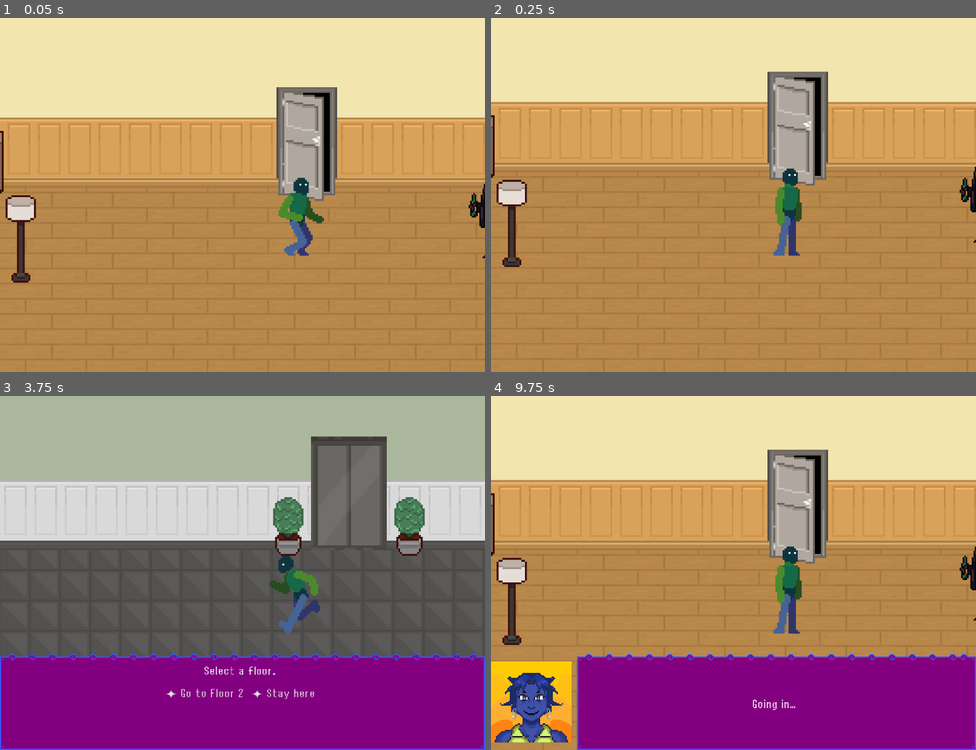
Above: before the commit, frames 1-4 (two rows, left to right).
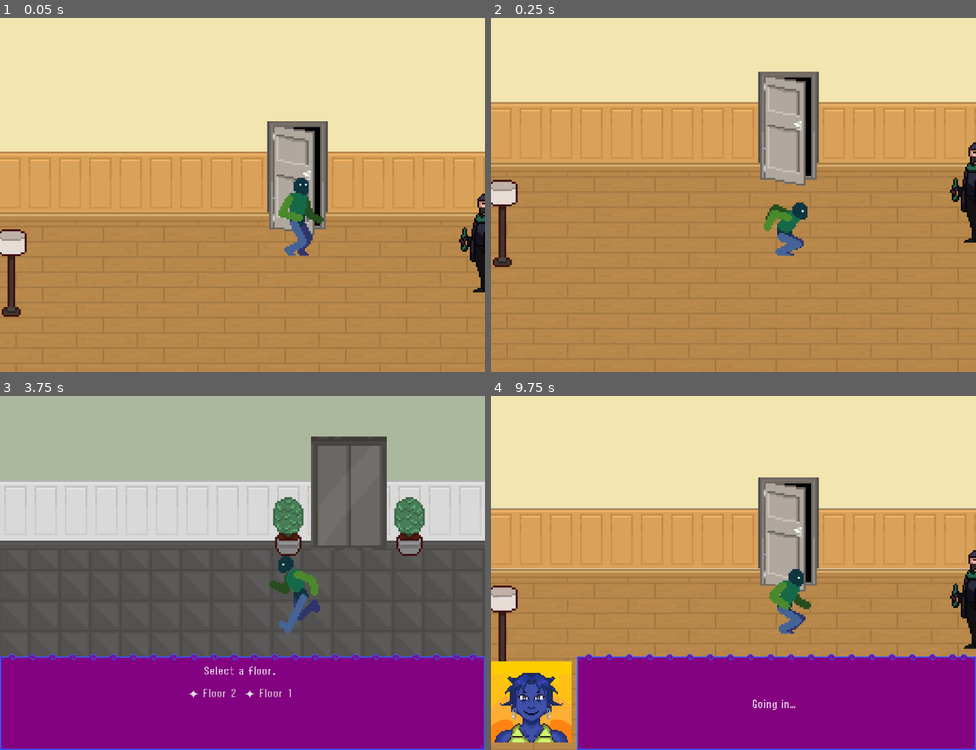
Above: after the commit, the same moments.

Repository: nisaturk/mirrorfixer-prototype
Game: Godot game, scene res://scenes/flat.tscn
Same seed, same stepped clock (60 frames per second), same inputs: the game is played once before the commit and once after it. This scene is started directly instead of the project's main scene.
Inputs (mouse positions are in pixels of both pictures, inside the frame that each line leads up to):
- Up to frame 1 (0.05 s): no input
- Up to frame 2 (0.25 s): no input
- Up to frame 3 (3.75 s): hold E (interact) 0.53-1.28 s; hold Right (move_right) 0.53-2.03 s; tap Up (jump) at 0.77, 1.52, 3.02 s; tap E (interact) at 1.35, 2.85 s; hold E (interact) 2.03-2.78 s; hold Left (move_left) from 2.03 s (still down); hold E (interact) from 3.53 s (still down)
- Up to frame 4 (9.75 s): tap Up (jump) at 3.77, 5.27, 6.77, 7.52, 8.27 s; release Left (move_left) at 4.25 s; release E (interact) at 4.25 s; click (704, 693) at 4.25 s, where only the run after the commit has a clickable "✦ Floor 2"; tap Enter at 5 s; hold Right (move_right) 5.03-8.78 s; tap E (interact) at 5.1, 6.6, 8.1 s; hold E (interact) 5.78-6.53 s; hold E (interact) 7.28-8.03 s; hold Left (move_left) 8.78-9.5 s; hold E (interact) 8.78-9.5 s; click "✦ Go in." at 9.5 s

The runs differ from the first frame. In frame 1, 23% of the frame differs, in the area x 0-100%, y 19-99%; in frame 2, 5.8%; in frame 3, 0.3%; in frame 4, 20%.

Commit message:
elevator dynamics

Diff:
--- a/dialogue/dialogue-prototype.json
+++ b/dialogue/dialogue-prototype.json
@@ -134,15 +134,22 @@
 "elevator": {
   "type": "choice",
   "text": "Select a floor.",
+  "action": "open_elevator",
   "options": [
-	{ "text": "✦ Go to Floor 2", "next_id": "floor_2" },
-	{ "text": "✦ Stay here", "next_id": "end" }
+	{ "text": "✦ Floor 2", "next_id": "floor_2" },
+	{ "text": "✦ Floor 1", "next_id": "floor_1" }
   ]
 },
 "floor_2": {
   "type": "line",
   "text": "Going up...",
   "action": "go_to_floor_2",
+  "next_id": "end"
+},
+"floor_1": {
+  "type": "line",
+  "text": "Going down...",
+  "action": "go_to_floor_1",
   "next_id": "end"
 },
   "locked": {
--- a/scenes/elevator.tscn
+++ b/scenes/elevator.tscn
@@ -85,7 +85,7 @@
 "duration": 1.0,
 "texture": SubResource("AtlasTexture_uyl0v")
 }],
-"loop": true,
+"loop": false,
 "name": &"close",
 "speed": 5.0
 }, {
@@ -111,7 +111,7 @@
 "duration": 1.0,
 "texture": SubResource("AtlasTexture_rtj8h")
 }],
-"loop": true,
+"loop": false,
 "name": &"open",
 "speed": 5.0
 }]
@@ -126,9 +126,7 @@
 
 [node name="AnimatedSprite2D" type="AnimatedSprite2D" parent="."]
 sprite_frames = SubResource("SpriteFrames_2fcxx")
-animation = &"open"
-frame = 6
-frame_progress = 0.59997624
+animation = &"close"
 
 [node name="InteractableObject" parent="." instance=ExtResource("3_jmdsd")]
 position = Vector2(-19, -33.000004)
@@ -136,5 +134,8 @@
 priority = 3
 dialogue_id = "elevator"
 
+[node name="CloseTimer" type="Timer" parent="."]
+one_shot = true
+
 [connection signal="body_entered" from="." to="." method="_on_body_entered"]
 [connection signal="body_exited" from="." to="." method="_on_body_exited"]
--- a/scenes/flat.tscn
+++ b/scenes/flat.tscn
@@ -4403,11 +4403,11 @@
 scale = Vector2(3.6142285, 1)
 dialogue_id = "bookshelf"
 
-[node name="Player" parent="." instance=ExtResource("10_rflju")]
+[node name="Player" parent="IAAreas" instance=ExtResource("10_rflju")]
 process_mode = 3
-position = Vector2(156, 47)
+position = Vector2(156, 64)
 
-[node name="Camera2D" type="Camera2D" parent="Player"]
+[node name="Camera2D" type="Camera2D" parent="IAAreas/Player"]
 position = Vector2(-30, -54)
 offset = Vector2(0, 22)
 zoom = Vector2(1.5, 1.5)
--- a/scripts/DialogueData.gd
+++ b/scripts/DialogueData.gd
@@ -2,6 +2,7 @@
 
 var dialogue_data: Dictionary = {}
 var has_shard: bool = false
+var just_used_elevator: bool = false
 
 func _ready():
 	var file = FileAccess.open("res://dialogue/dialogue-prototype.json", FileAccess.READ)
--- a/scripts/DialogueUI.gd
+++ b/scripts/DialogueUI.gd
@@ -1,4 +1,6 @@
 extends CanvasLayer
+
+signal dialogue_cancelled(caller_node)
 
 const portrait_map = { # new portrait library hehe
 	"IAAreas": "res://assets/ui/portraits/thep-idle.png",
@@ -78,6 +80,8 @@
 
 # called when a choice button is pressed
 func _on_choice_made(next_id: String):
+	if next_id == "end":
+		emit_signal("dialogue_cancelled", current_caller)
 	process_node(next_id)
 
 # handles hiding the box
@@ -117,8 +121,14 @@
 		if current_caller.has_method("allow_pass"):
 			current_caller.allow_pass()
 
+	if action_name == "open_elevator":
+		if current_caller and current_caller.has_method("open_doors"):
+			current_caller.open_doors()
+
 	if action_name == "go_to_floor_2":
 		get_tree().change_scene_to_file("res://scenes/floor.tscn")
+	if action_name == "go_to_floor_1":
+		get_tree().change_scene_to_file("res://scenes/game.tscn")
 
 	if action_name == "go_to_flat_1":
 		get_tree().change_scene_to_file("res://scenes/flat.tscn")
--- a/scripts/elevator.gd
+++ b/scripts/elevator.gd
@@ -3,39 +3,60 @@
 var player_in_range: bool = false
 var is_active = true
 
+@onready var animated_sprite: AnimatedSprite2D = $AnimatedSprite2D
+@onready var close_timer: Timer = $CloseTimer
+@onready var audio_player: AudioStreamPlayer2D = $AudioStreamPlayer2D
+
 func _ready():
-	$AnimatedSprite2D.frame = 0
+	close_timer.timeout.connect(close_doors)
+	DialogueUI.dialogue_cancelled.connect(_on_dialogue_cancelled)
+
+	if DialogueData.just_used_elevator:
+		DialogueData.just_used_elevator = true
+
+		animated_sprite.play("open")
+		animated_sprite.stop()
+		animated_sprite.frame = animated_sprite.sprite_frames.get_frame_count("open") - 1
+
+		close_timer.wait_time = 1.0
+		close_timer.start()
+	else:
+		animated_sprite.play("close")
+		animated_sprite.stop()
+		animated_sprite.frame = animated_sprite.sprite_frames.get_frame_count("close") - 1
 
 func _input(event):
 	if not is_active: return
-
-	if not player_in_range:
-		return
-
-	if DialogueUI.visible: #autoload change
-		return
-
+	if not player_in_range: return
+	if DialogueUI.visible: return
 	if event.is_action_pressed("interact"):
-		open_doors()
-		#get_viewport().set_input_as_handled() # consume input so it wont keep ringin
+		pass
 
 func open_doors():
-	#emit_signal("doors_opened")
-	$AnimatedSprite2D.frame = 0
-	$AnimatedSprite2D.play("open")
+	close_timer.stop()
 
-	if $AudioStreamPlayer2D.playing: # so the sounds wont overlap
-		$AudioStreamPlayer2D.stop()
-	$AudioStreamPlayer2D.play()
+	if animated_sprite.animation != "open" or not animated_sprite.is_playing():
+		animated_sprite.frame = 0
+		animated_sprite.play("open")
+		_play_sound()
 
 func close_doors():
-	#emit_signal("doors_opened")
-	$AnimatedSprite2D.frame = 0
-	$AnimatedSprite2D.play("close")
+	close_timer.stop()
 
-	if $AudioStreamPlayer2D.playing: # so the sounds wont overlap
-		$AudioStreamPlayer2D.stop()
-	$AudioStreamPlayer2D.play()
+	if animated_sprite.animation != "close" or not animated_sprite.is_playing():
+		animated_sprite.frame = 0
+		animated_sprite.play("close")
+		_play_sound()
+
+func _play_sound():
+	if audio_player.playing:
+		audio_player.stop()
+	audio_player.play()
+
+func _on_dialogue_cancelled(caller_node):
+	if caller_node == self:
+		close_timer.wait_time = 5.0
+		close_timer.start()
 
 func _on_body_entered(body: Node2D) -> void:
 	if body.is_in_group("player"):
Not shown, added: scenes/floor.tscn7807818058.tmp
Not shown, added: scenes/floor.tscn7817374742.tmp
